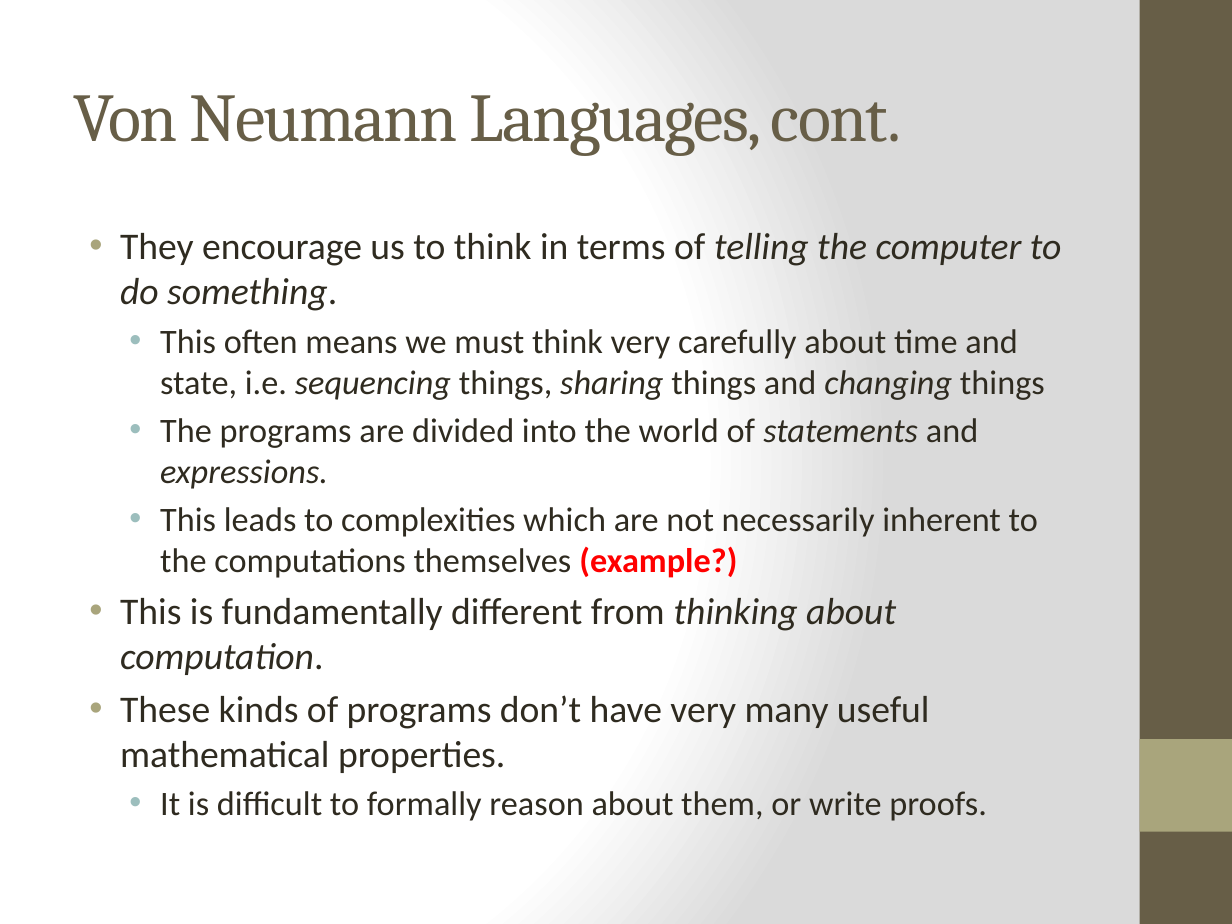
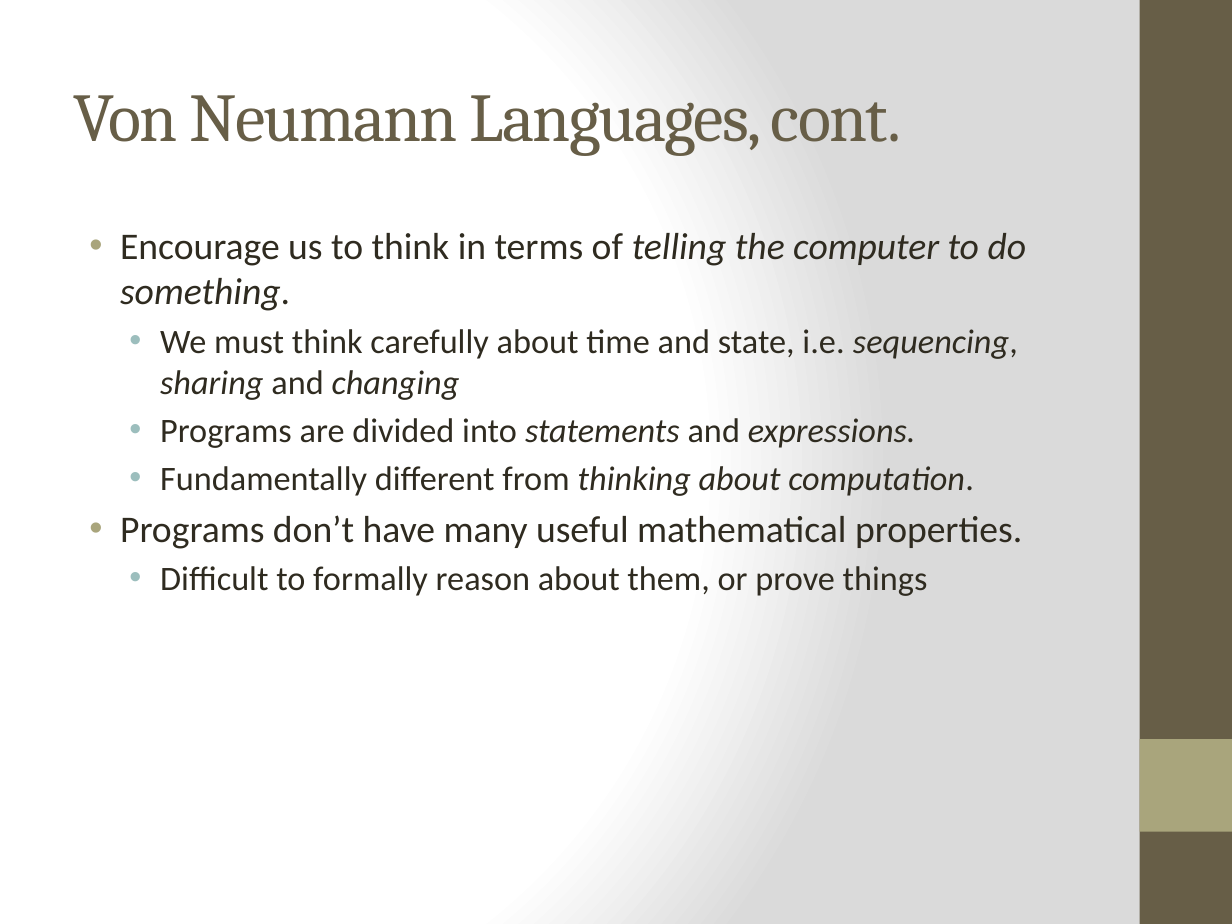
Before and after one commit to bjhartin/FoundationsOfFunctionalProgramming, a slide deck: slide 5 of FoundationsOfFunctionalProgramming.pptx. Drawn at 1232x924 pixels with LibreOffice and Linux fonts; fonts in the diff are those of the drawing. Boxes give left, top, right and bottom in pixels: in the first picture for what was removed or moved away, otherwise in the second. Text is boxed around its words. In the diff, an @@ line names an element or a change of style, - is before the commit and + after.

```diff
--- a/FoundationsOfFunctionalProgramming.pptx
+++ b/FoundationsOfFunctionalProgramming.pptx
@@ text at bbox=[120, 233, 1027, 596]: text changed @@
-• They encourage us to think in terms of telling the computer to do something.
-  • This often means we must think very carefully about time and state, i.e. sequencing things, sharing things and changing things
-  • The programs are divided into the world of statements and expressions.
-  • This leads to complexities which are not necessarily inherent to the computations themselves (example?)
-• This is fundamentally different from thinking about computation.
-• These kinds of programs don’t have very many useful mathematical properties.
-  • It is difficult to formally reason about them, or write proofs.
+• Encourage us to think in terms of telling the computer to do something.
+  • We must think carefully about time and state, i.e. sequencing, sharing and changing
+  • Programs are divided into statements and expressions.
+  • Fundamentally different from thinking about computation.
+• Programs don’t have many useful mathematical properties.
+  • Difficult to formally reason about them, or prove things
```
Also in this commit, not shown: 31 other slides changed, 3 slides added, 7 slides removed, 1 other file.
